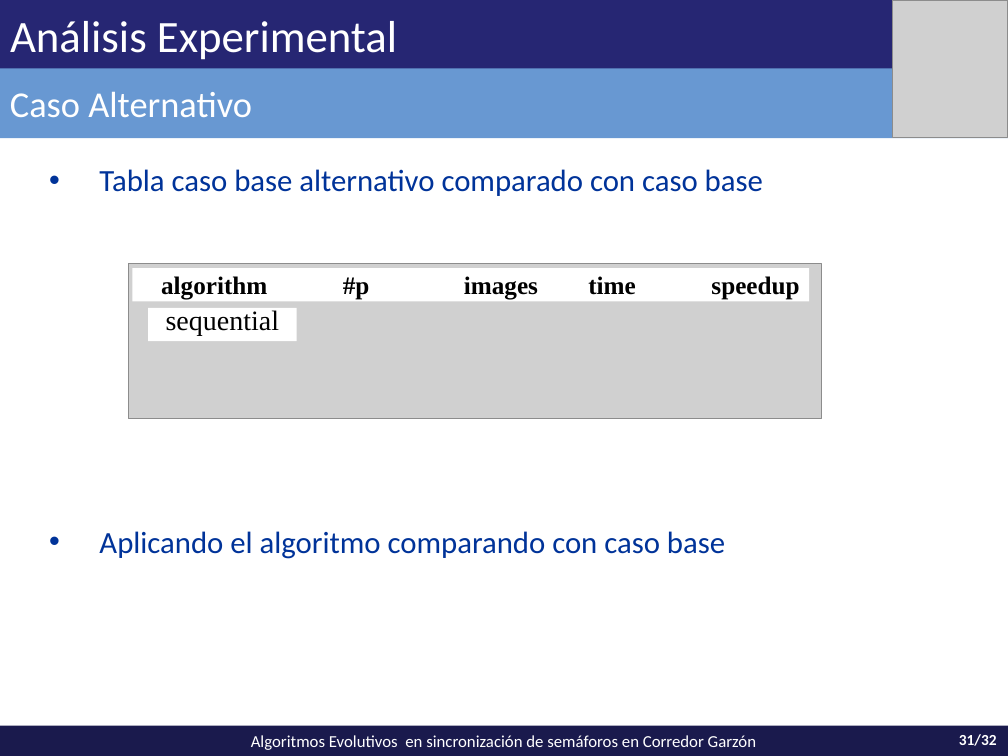
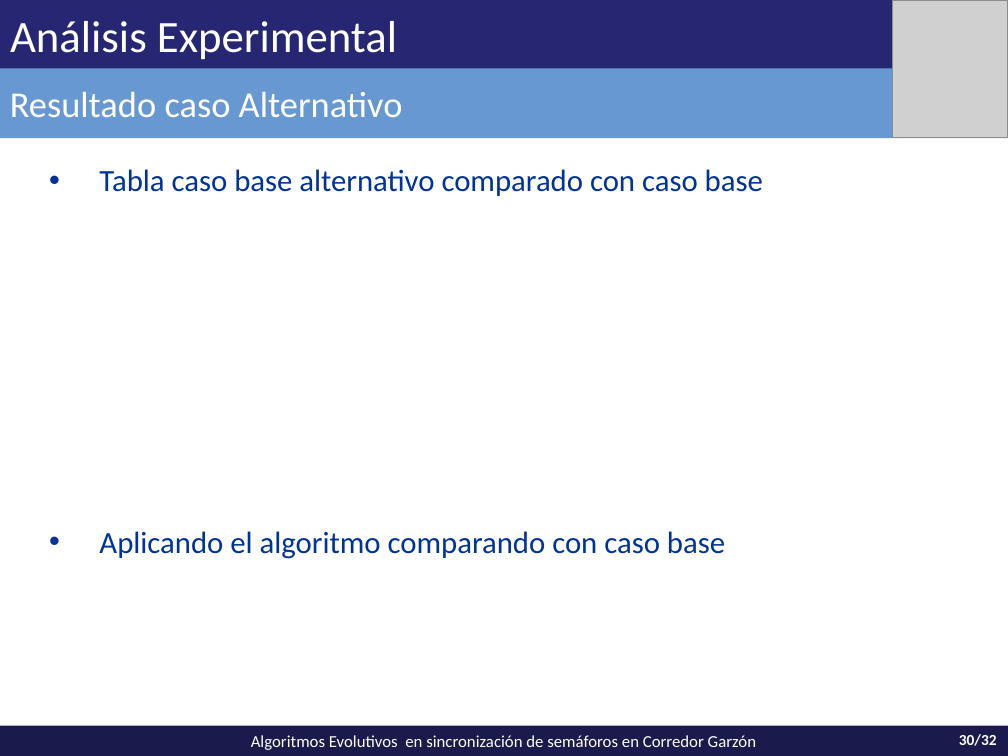
Before and after one commit to vitogit/proyecto-grado-garzon-2014, a slide deck: slide 30 of presentacion/Presentacion Garzon.pptx (slide 31 before the commit). Drawn at 1008x756 pixels with LibreOffice and Linux fonts; fonts in the diff are those of the drawing; grey boxes stand for pictures. Boxes give left, top, right and bottom in pixels: in the first picture for what was removed or moved away, otherwise in the second. Text is boxed around its words. In the diff, an @@ line names an element or a change of style, - is before the commit and + after.

```diff
--- a/presentacion/Presentacion Garzon.pptx
+++ b/presentacion/Presentacion Garzon.pptx
@@ text in rectangle at [10, 92, 403, 117]: text changed @@
-Caso Alternativo
+Resultado caso Alternativo
@@ picture removed at [128, 264, 822, 418] @@
@@ rectangle removed at [132, 268, 809, 301] @@
-algorithm #p images time speedup
@@ rectangle removed at [148, 308, 297, 342] @@
-sequential
@@ page number at [959, 734, 997, 746]: text changed @@
-31/32
+30/32
```
Also in this commit, not shown: 8 other slides changed, 1 slide added, 3 slides removed.
